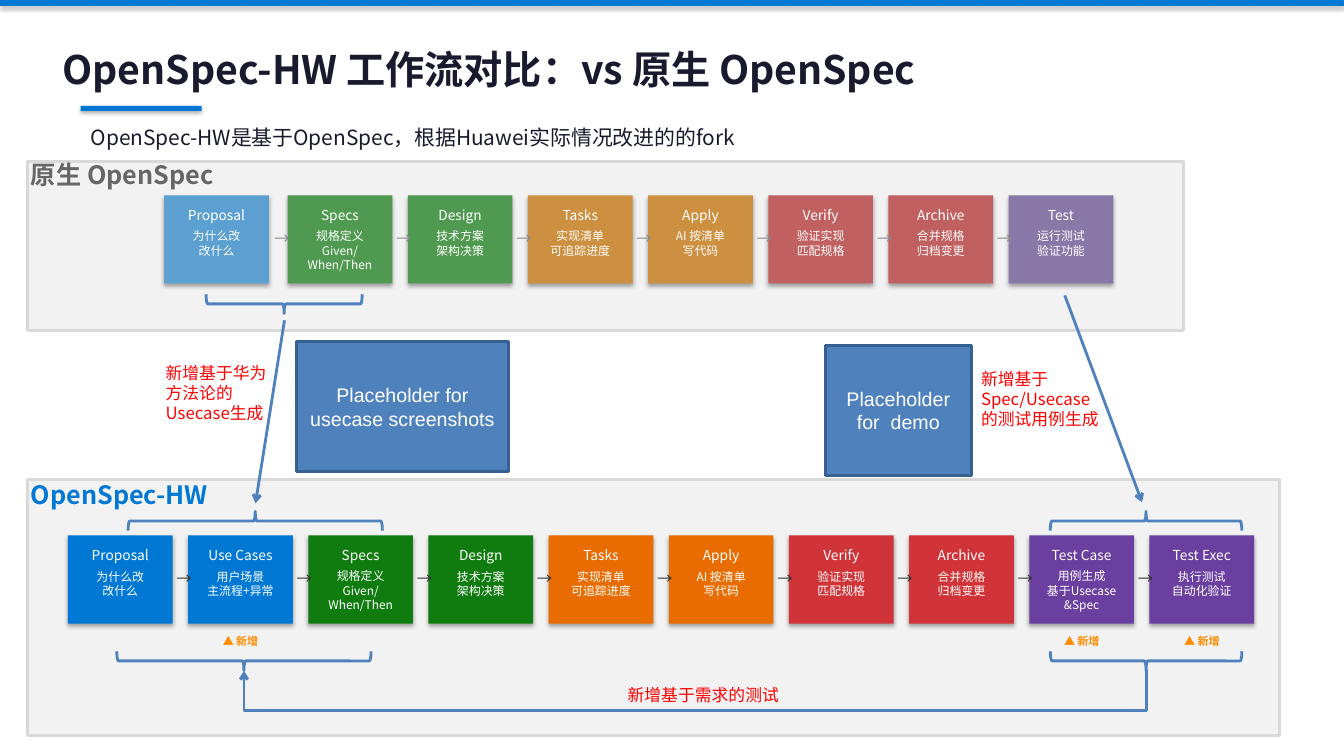
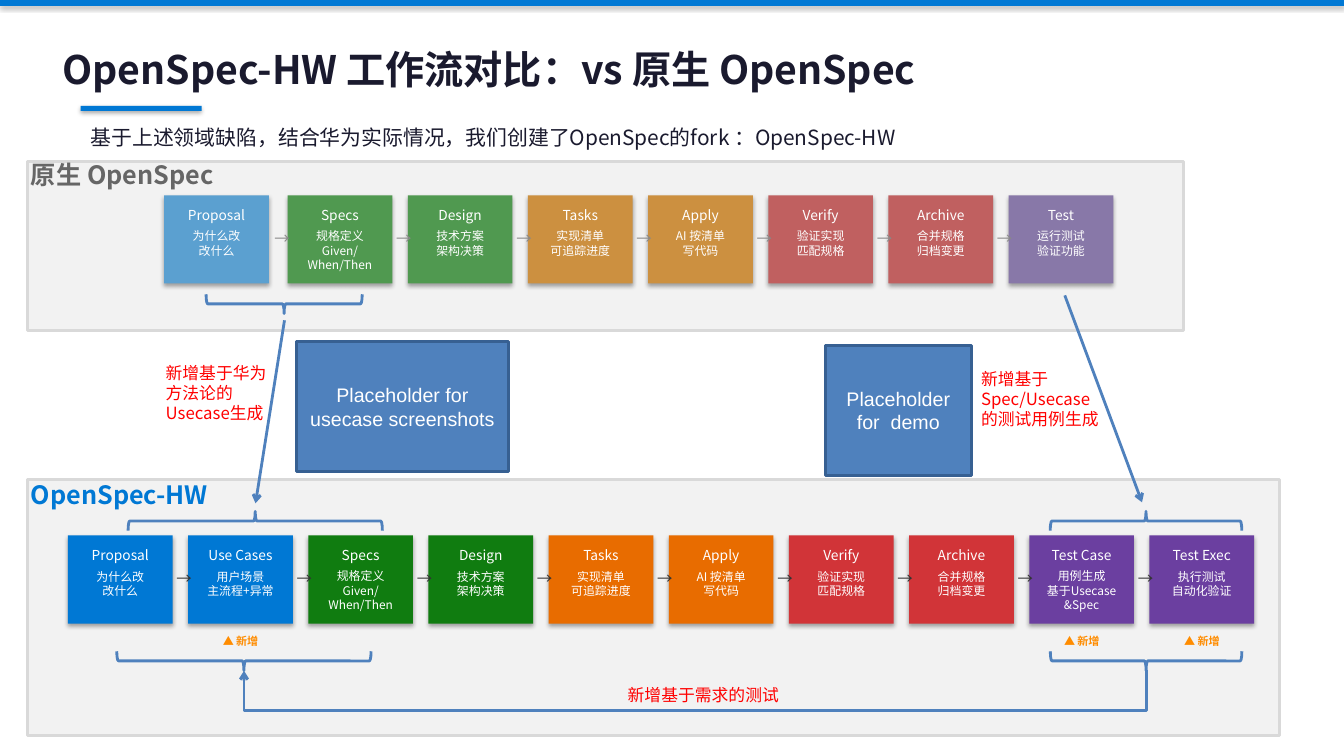
Before and after one commit to ZhifeiDou/OpenSpec_Modify, a slide deck: slide 5 of OpenSpec_技术研究汇报_精简版_update.pptx. Drawn at 1344x756 pixels with LibreOffice and Linux fonts; fonts in the diff are those of the drawing. Boxes give left, top, right and bottom in pixels: in the first picture for what was removed or moved away, otherwise in the second. Text is boxed around its words. In the diff, an @@ line names an element or a change of style, - is before the commit and + after.

```diff
--- a/OpenSpec_技术研究汇报_精简版_update.pptx
+++ b/OpenSpec_技术研究汇报_精简版_update.pptx
@@ text at bbox=[91, 127, 895, 150]: text changed @@
-OpenSpec-HW是基于OpenSpec，根据Huawei实际情况改进的的fork
+基于上述领域缺陷，结合华为实际情况，我们创建了OpenSpec的fork ：OpenSpec-HW
```
Also in this commit, not shown: 5 other slides changed.
